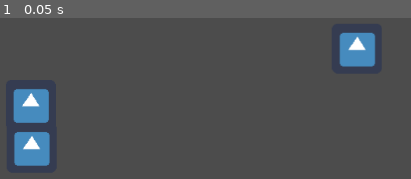
Above: before the commit, frame 1.
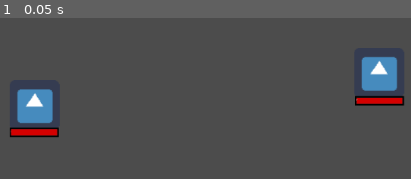
Above: after the commit, the same moment.

Repository: h19mili/TBRPG
Game: Godot game, scene res://test.tscn
Two runs of this game, one before a commit and one after it. Both use one fixed random seed, a clock stepped at 60 frames per second and the inputs below. The engine's default icon, where the game draws it, is replaced by a stand-in: a white triangle on a blue panel in a dark square.
Inputs:
- Up to frame 1 (0.05 s): no input

The runs differ from the first frame. In frame 1, 7.1% of the frame differs, in the area x 2-99%, y 8-92%.

Commit message:
3rd push

Diff:
--- a/Combatant.gd
+++ b/Combatant.gd
@@ -10,6 +10,8 @@
 signal Dmg
 signal Player
 signal completed
+onready var Healthbar = get_node("KinematicBody2D/Player_health")
+
 func _ready():
 
 	pass
@@ -25,14 +27,14 @@
 		print("hi")
 
 func _on_Monster_Mdmg():
-	Health(1.0)
+	get_node("KinematicBody2D/Player_health").value(1.0)
 	print (CM_HP)
 
 func init(Max_HP, CM_HP):
 	self.CM_HP = Max_HP * 1.0
 	self.CM_HP = clamp(CM_HP * 1.0, 0, Max_HP)
 
-func Health(value):
+func Healthbar(value):
 	self.Max_HP = Max_HP * 1.0
 	self.CM_HP = clamp((CM_HP - value), 0, Max_HP)
 	update()
--- a/Combatant.tscn
+++ b/Combatant.tscn
@@ -1,7 +1,9 @@
-[gd_scene load_steps=5 format=2]
+[gd_scene load_steps=7 format=2]
 
 [ext_resource path="res://Combatant.gd" type="Script" id=1]
 [ext_resource path="res://icon.png" type="Texture" id=2]
+[ext_resource path="res://bar(2).png" type="Texture" id=3]
+[ext_resource path="res://bar(1).png" type="Texture" id=4]
 
 [sub_resource type="RectangleShape2D" id=1]
 extents = Vector2( 31.5209, 28.607 )
@@ -10,7 +12,7 @@
 animations = [  ]
 
 [node name="Combatant" type="Node2D"]
-position = Vector2( 251.859, 286.931 )
+position = Vector2( 256.712, 287.255 )
 script = ExtResource( 1 )
 __meta__ = {
 "_edit_group_": true
@@ -29,11 +31,12 @@
 [node name="AnimatedSprite" type="AnimatedSprite" parent="KinematicBody2D"]
 frames = SubResource( 2 )
 
-[node name="TextureProgress" type="TextureProgress" parent="KinematicBody2D"]
-margin_left = -31.0
-margin_top = 23.0
-margin_right = 33.0
-margin_bottom = 87.0
+[node name="Player_health" type="TextureProgress" parent="KinematicBody2D"]
+margin_left = -31.9706
+margin_top = 14.2646
+margin_right = 32.0294
+margin_bottom = 78.2646
 max_value = 10.0
 value = 10.0
-texture_progress = ExtResource( 2 )
+texture_under = ExtResource( 3 )
+texture_progress = ExtResource( 4 )
--- a/Monster.tscn
+++ b/Monster.tscn
@@ -1,13 +1,15 @@
-[gd_scene load_steps=4 format=2]
+[gd_scene load_steps=6 format=2]
 
 [ext_resource path="res://Monster.gd" type="Script" id=1]
 [ext_resource path="res://icon.png" type="Texture" id=2]
+[ext_resource path="res://bar(2).png" type="Texture" id=3]
+[ext_resource path="res://bar(1).png" type="Texture" id=4]
 
 [sub_resource type="RectangleShape2D" id=1]
 extents = Vector2( 31.474, 28.7766 )
 
 [node name="Monster" type="Node2D"]
-position = Vector2( 669.475, 214.737 )
+position = Vector2( 670.643, 209.773 )
 script = ExtResource( 1 )
 __meta__ = {
 "_edit_group_": true
@@ -22,3 +24,13 @@
 
 [node name="CollisionShape2D" type="CollisionShape2D" parent="KinematicBody2D"]
 shape = SubResource( 1 )
+
+[node name="Monster_health" type="TextureProgress" parent="KinematicBody2D"]
+margin_left = -31.4237
+margin_top = 15.0647
+margin_right = 32.5763
+margin_bottom = 79.0647
+max_value = 10.0
+value = 10.0
+texture_over = ExtResource( 3 )
+texture_progress = ExtResource( 4 )
--- a/test.tscn
+++ b/test.tscn
@@ -15,6 +15,7 @@
 Speed = 3
 
 [node name="Monster" parent="TurnQ" instance=ExtResource( 4 )]
+position = Vector2( 697.643, 245.773 )
 Speed = 4
 [connection signal="Dmg" from="TurnQ/Combatant" to="TurnQ/Monster" method="_on_Combatant_Dmg"]
 [connection signal="completed" from="TurnQ/Combatant" to="TurnQ" method="Done"]
Binary file added: bar(1).png
Not shown, added: bar(1).png.import
Binary file added: bar(2).png
Not shown, added: bar(2).png.import
